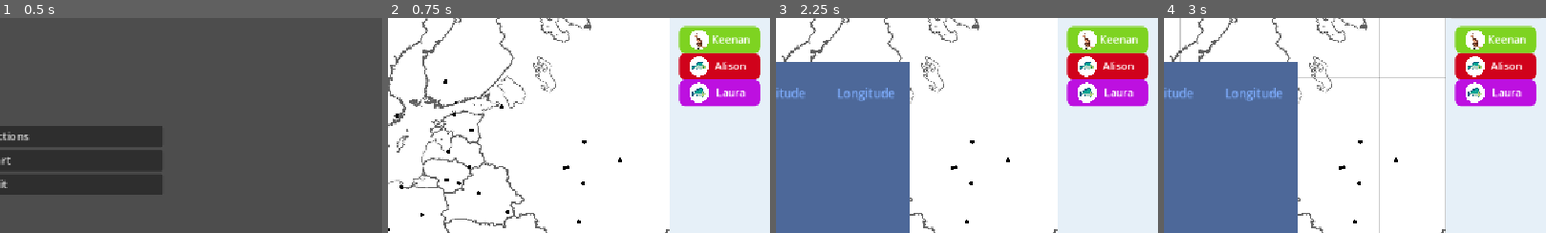
Above: before the commit, frames 1-4 (left to right).
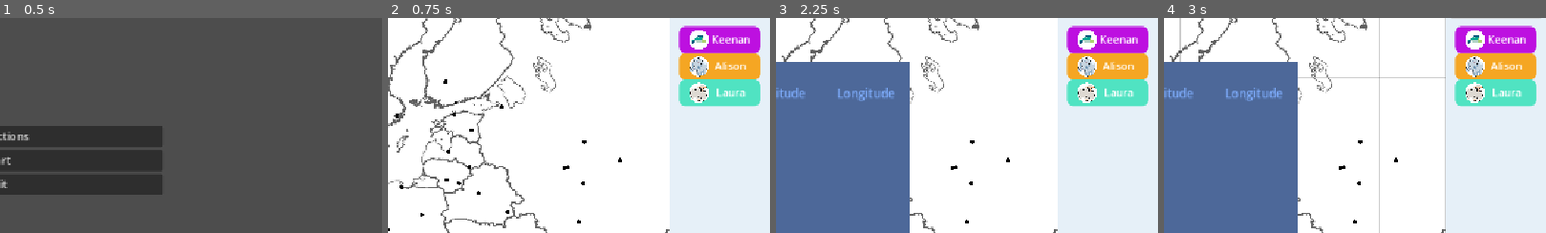
Above: after the commit, the same moments.

Repository: CanadianBoson/family-vacation
Game: Godot game, scene res://main_menu.tscn
Two runs of this game, one before a commit and one after it. Both use one fixed random seed, a clock stepped at 60 frames per second and the inputs below.
Inputs:
- Up to frame 1 (0.5 s): no input
- Up to frame 2 (0.75 s): click "Start" at 0.5 s
- Up to frame 3 (2.25 s): click "Clear All" at 1.25 s; click "Info" at 2 s
- Up to frame 4 (3 s): click "Grid" at 2.75 s
The pictures show only the part of the screen within x 50-100%, y 17-67%; the shares and areas given below are measured in that part.

Frame 1 is identical in both runs. In frame 2, 7.4% of the frame differs, in the area x 76-98%, y 3-42%; in frame 3, 7.4%; in frame 4, 7.4%.

Commit message:
feat: force grab without replacement for quests, names

Diff:
--- a/dropdown_data.json
+++ b/dropdown_data.json
@@ -1,14 +1,44 @@
 {
-  "details": [
-	"Analyze the star charts.",
-	"Prepare the expedition supplies.",
-	"Scout the northern pass.",
-	"Gather local intelligence.",
-	"Secure the artifact.",
-	"Report back to the council.",
-	"Unlock ancient secrets.",
-	"Forge a new alliance.",
-	"Defend the outpost.",
-	"Explore the ruins."
-  ]
+  "details": {
+	"three_letter": {
+	  "text": "Go to at least three cities starting with the same letter.",
+	  "difficulty": 2
+	},
+	"Prepare": {
+	  "text": "Prepare the expedition supplies.",
+	  "difficulty": 3
+	},
+	"Scout": {
+	  "text": "Scout the northern pass.",
+	  "difficulty": 5
+	},
+	"Gather": {
+	  "text": "Gather local intelligence.",
+	  "difficulty": 2
+	},
+	"Secure": {
+	  "text": "Secure the artifact.",
+	  "difficulty": 5
+	},
+	"Report": {
+	  "text": "Report back to the council.",
+	  "difficulty": 1
+	},
+	"Unlock": {
+	  "text": "Unlock ancient secrets.",
+	  "difficulty": 3
+	},
+	"Forge": {
+	  "text": "Forge a new alliance.",
+	  "difficulty": 3
+	},
+	"Defend": {
+	  "text": "Defend the outpost.",
+	  "difficulty": 4
+	},
+	"Explore": {
+	  "text": "Explore the ruins.",
+	  "difficulty": 2
+	}
+  }
 }
--- a/game_scene.gd
+++ b/game_scene.gd
@@ -22,6 +22,8 @@
 @onready var info_popup = $InfoPopup
 @onready var animation_player = $AnimationPlayer
 # -------------------------
+
+@onready var quest_manager = $QuestManager # <-- Add this reference
 
 
 var CAR_COLOR = Color.GREEN  # Green
@@ -73,6 +75,7 @@
 			if placed:
 				ledger_manager.update_ledger_display(pin_manager)
 				queue_redraw() # Redraw to show new line
+				quest_manager.check_all_conditions(pin_manager.dropped_pin_data)
 
 		elif event.button_index == MOUSE_BUTTON_RIGHT:
 			# Right-click to remove a pin and its connecting lines
@@ -80,6 +83,7 @@
 			if removed:
 				ledger_manager.update_ledger_display(pin_manager)
 				queue_redraw() # Redraw to update lines and circle color
+				quest_manager.check_all_conditions(pin_manager.dropped_pin_data)
 
 	# Handle mouse motion for hovering and displaying city names.
 	if event is InputEventMouseMotion:
--- a/game_scene.tscn
+++ b/game_scene.tscn
@@ -8,6 +8,7 @@
 [ext_resource type="Script" uid="uid://bqyrkqgeqeen8" path="res://info_popup.gd" id="6_kdryc"]
 [ext_resource type="Script" uid="uid://dguaa8uarvjss" path="res://grid_overlay.gd" id="7_6e45b"]
 [ext_resource type="PackedScene" uid="uid://fy5xvtergi3a" path="res://vertical_menu.tscn" id="8_e35lh"]
+[ext_resource type="Script" uid="uid://bqpydbv16hqws" path="res://quest_manager.gd" id="9_udeyl"]
 
 [sub_resource type="ShaderMaterial" id="ShaderMaterial_kdryc"]
 shader = ExtResource("3_mj2jn")
@@ -248,10 +249,14 @@
 script = ExtResource("7_6e45b")
 
 [node name="VerticalMenu" parent="." instance=ExtResource("8_e35lh")]
+custom_minimum_size = Vector2(80, 50)
 offset_left = 1029.0
 offset_top = 128.0
 offset_right = 1079.0
 offset_bottom = 178.0
+
+[node name="QuestManager" type="Node" parent="."]
+script = ExtResource("9_udeyl")
 
 [connection signal="pressed" from="LedgerPanel/LedgerHeaderVBox/ClearAllButton" to="." method="_on_clear_all_button_pressed"]
 [connection signal="pressed" from="MenuButtons/VBoxContainer/BackButton" to="." method="_on_back_button_pressed"]
--- a/menu_item.gd
+++ b/menu_item.gd
@@ -9,18 +9,20 @@
 @onready var dropdown_container: VBoxContainer = $DropdownContainer
 @onready var dropdown_animator: AnimationPlayer = $DropdownAnimator
 
-var dropdown_data = []
 var is_open = false
 var is_animating = false
 
+# This array is now set by the parent menu and contains dictionaries.
+var bullet_points_to_display = []
+
 func _ready():
-	_load_dropdown_data()
 	header.gui_input.connect(_on_header_gui_input)
-	# Start with the dropdown hidden. Its size will not be part of the layout.
 	dropdown_container.hide()
 
-func setup(item_text: String, background_color: Color, image_path: String):
+# The setup function now accepts the pre-generated list of bullet point dictionaries.
+func setup(item_text: String, background_color: Color, image_path: String, bullet_points: Array):
 	label.text = item_text
+	bullet_points_to_display = bullet_points # Store the unique list of dictionaries
 
 	if not image_path.is_empty():
 		circle_image.texture = load(image_path)
@@ -28,16 +30,6 @@
 	var new_stylebox = header.get("theme_override_styles/panel").duplicate()
 	new_stylebox.bg_color = background_color
 	header.add_theme_stylebox_override("panel", new_stylebox)
-
-func _load_dropdown_data():
-	var file_path = "res://dropdown_data.json"
-	if not FileAccess.file_exists(file_path): return
-
-	var file = FileAccess.open(file_path, FileAccess.READ)
-	var content = file.get_as_text()
-	var json_data = JSON.parse_string(content)
-	if typeof(json_data) == TYPE_DICTIONARY and json_data.has("details"):
-		dropdown_data = json_data.details
 
 func _on_header_gui_input(event: InputEvent):
 	if event is InputEventMouseButton and event.button_index == MOUSE_BUTTON_LEFT and event.is_pressed():
@@ -50,45 +42,38 @@
 
 	if is_open:
 		_populate_dropdown()
-		# Make the dropdown visible. The parent VBoxContainer will now
-		# automatically account for its size and push other items down.
 		dropdown_container.show()
 		dropdown_animator.play("open")
 		await dropdown_animator.animation_finished
 	else:
 		dropdown_animator.play("close")
 		await dropdown_animator.animation_finished
-		# Hide the dropdown. The parent VBoxContainer will automatically
-		# reclaim the space, moving other items up.
 		dropdown_container.hide()
-		_clear_dropdown()
+		_clear_dropdown_nodes()
 
 	is_animating = false
 
+# This function now creates the UI from the pre-generated list of dictionaries.
 func _populate_dropdown():
-	_clear_dropdown()
-	if dropdown_data.is_empty(): return
+	_clear_dropdown_nodes()
 
-	var num_to_show = randi_range(1,3)
-	dropdown_data.shuffle()
+	for item_data in bullet_points_to_display:
+		var bullet_point = Label.new()
 
-	for i in range(min(num_to_show, dropdown_data.size())):
-		var bullet_point = Label.new()
-		bullet_point.text = "• " + dropdown_data[i]
+		# Get the text and difficulty from the dictionary.
+		var item_text = item_data.get("text", "N/A")
+		var item_difficulty = item_data.get("difficulty", 0)
 
-		# --- FIX: Enable text wrapping for bullet points ---
-		# 1. Tell the label to fill the available horizontal space.
+		# Format the string to include the difficulty.
+		bullet_point.text = "• %s (%d)" % [item_text, item_difficulty]
+
 		bullet_point.size_flags_horizontal = Control.SIZE_EXPAND_FILL
-		# 2. Set the autowrap mode to break text into new lines.
-		# The constant is now part of the TextServer class in Godot 4.
 		bullet_point.autowrap_mode = TextServer.AUTOWRAP_WORD_SMART
-		# ----------------------------------------------------
 
-		# Add a smaller font size for the bullet points.
 		bullet_point.add_theme_font_size_override("font_size", 12)
 		bullet_point.set("theme_override_colors/font_color", Color.DARK_ORCHID)
 		dropdown_container.add_child(bullet_point)
 
-func _clear_dropdown():
+func _clear_dropdown_nodes():
 	for child in dropdown_container.get_children():
 		child.queue_free()
--- /dev/null
+++ b/quest_manager.gd
@@ -0,0 +1,56 @@
+# quest_manager.gd
+# This node checks for the completion of specific game objectives.
+extends Node
+
+# This dictionary maps a quest key (from dropdown_data.json) to a function.
+# This makes it easy to add new condition checks in the future.
+var quest_checkers = {
+	"three_letter": _check_three_same_letter,
+	# "Scout": _check_scout_condition, # Example for a future quest
+	# "Analyze": _check_analyze_condition # Example for a future quest
+}
+
+# This is the main function called from other scripts.
+# It checks all known conditions against the current pin data.
+func check_all_conditions(dropped_pin_data: Array):
+	print("--- Checking Conditions ---")
+	for quest_key in quest_checkers.keys():
+		var checker_func = quest_checkers[quest_key]
+		# Call the function associated with the key.
+		var is_satisfied = checker_func.call(dropped_pin_data)
+
+		if is_satisfied:
+			print("Condition '%s' has been met!" % quest_key)
+		else:
+			print("Condition '%s' has not been met." % quest_key)
+
+
+# --- Condition Checking Functions ---
+
+# Checks if three cities starting with the same letter have been visited.
+# Corresponds to the "Gather" key in our dictionary.
+func _check_three_same_letter(dropped_pin_data: Array) -> bool:
+	if dropped_pin_data.size() < 3:
+		return false
+
+	# Use a dictionary to count the occurrences of each starting letter.
+	var letter_counts = {}
+
+	for pin_data in dropped_pin_data:
+		var city_name = pin_data.get("city", "")
+		if city_name.is_empty():
+			continue
+
+		var first_letter = city_name[0].to_upper()
+
+		# Increment the count for this letter.
+		if not letter_counts.has(first_letter):
+			letter_counts[first_letter] = 0
+		letter_counts[first_letter] += 1
+
+	# Check if any letter has a count of 3 or more.
+	for letter in letter_counts.keys():
+		if letter_counts[letter] >= 3:
+			return true
+
+	return false
--- a/vertical_menu.gd
+++ b/vertical_menu.gd
@@ -1,5 +1,6 @@
 # vertical_menu.gd
-# This script dynamically builds a vertical menu from a JSON file.
+# This script dynamically builds a vertical menu from a JSON file,
+# ensuring each item gets unique colors, images, and dropdown text.
 extends Control
 
 const MenuItemScene = preload("res://menu_item.tscn")
@@ -34,31 +35,62 @@
 	else:
 		print("Error: Could not open image directory at ", IMAGE_FOLDER_PATH)
 
-func _build_menu():
-	var file_path = "res://menu_items.json"
-
-	if not FileAccess.file_exists(file_path):
-		print("Error: Menu items JSON file not found at ", file_path)
-		return
+# This function now loads the main dictionary.
+func _load_all_dropdown_options() -> Dictionary:
+	var file_path = "res://dropdown_data.json"
+	if not FileAccess.file_exists(file_path): return {}
 
 	var file = FileAccess.open(file_path, FileAccess.READ)
 	var content = file.get_as_text()
 	var json_data = JSON.parse_string(content)
+	if typeof(json_data) == TYPE_DICTIONARY and json_data.has("details"):
+		return json_data.details
+	return {}
 
-	if typeof(json_data) != TYPE_DICTIONARY or not json_data.has("items"):
-		print("Error: Invalid JSON format in ", file_path)
-		return
+func _build_menu():
+	var file_path = "res://menu_items.json"
+	if not FileAccess.file_exists(file_path): return
+
+	var file = FileAccess.open(file_path, FileAccess.READ)
+	var content = file.get_as_text()
+	var json_data = JSON.parse_string(content)
+	if typeof(json_data) != TYPE_DICTIONARY or not json_data.has("items"): return
 
 	var item_texts = json_data.items
 	item_texts.shuffle()
+
+	var available_colors = ITEM_COLORS.duplicate()
+	var available_images = image_paths.duplicate()
+	available_colors.shuffle()
+	available_images.shuffle()
+
+	# Load the dropdown data dictionary and get its keys.
+	var dropdown_data_dict = _load_all_dropdown_options()
+	var available_dropdown_keys = dropdown_data_dict.keys()
+	available_dropdown_keys.shuffle()
 
 	for text in item_texts:
 		var menu_item = MenuItemScene.instantiate()
 		vbox.add_child(menu_item)
 
-		var random_color = ITEM_COLORS.pick_random()
-		var random_image_path = ""
+		if available_colors.is_empty():
+			available_colors = ITEM_COLORS.duplicate()
+			available_colors.shuffle()
+		var unique_color = available_colors.pop_front()
+
+		var unique_image_path = ""
 		if not image_paths.is_empty():
-			random_image_path = image_paths.pick_random()
+			if available_images.is_empty():
+				available_images = image_paths.duplicate()
+				available_images.shuffle()
+			unique_image_path = available_images.pop_front()
 
-		menu_item.setup(text, random_color, random_image_path)
+		# Distribute a unique set of bullet point objects to each item.
+		var bullet_points_for_item = []
+		var num_to_show = randi_range(1, 3)
+		for i in range(num_to_show):
+			if not available_dropdown_keys.is_empty():
+				var key = available_dropdown_keys.pop_front()
+				bullet_points_for_item.append(dropdown_data_dict[key])
+
+		menu_item.setup(text, unique_color, unique_image_path, bullet_points_for_item)
Not shown: 1 places in game_scene.tscn that only renumber resources
Not shown, added: quest_manager.gd.uid
